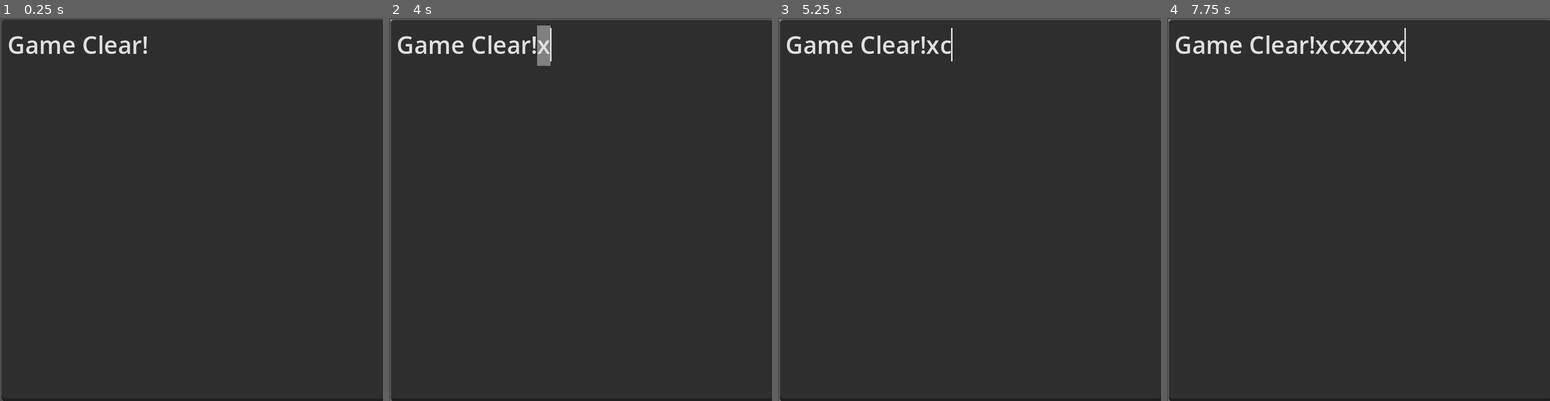
Above: before the commit, frames 1-4 (left to right).
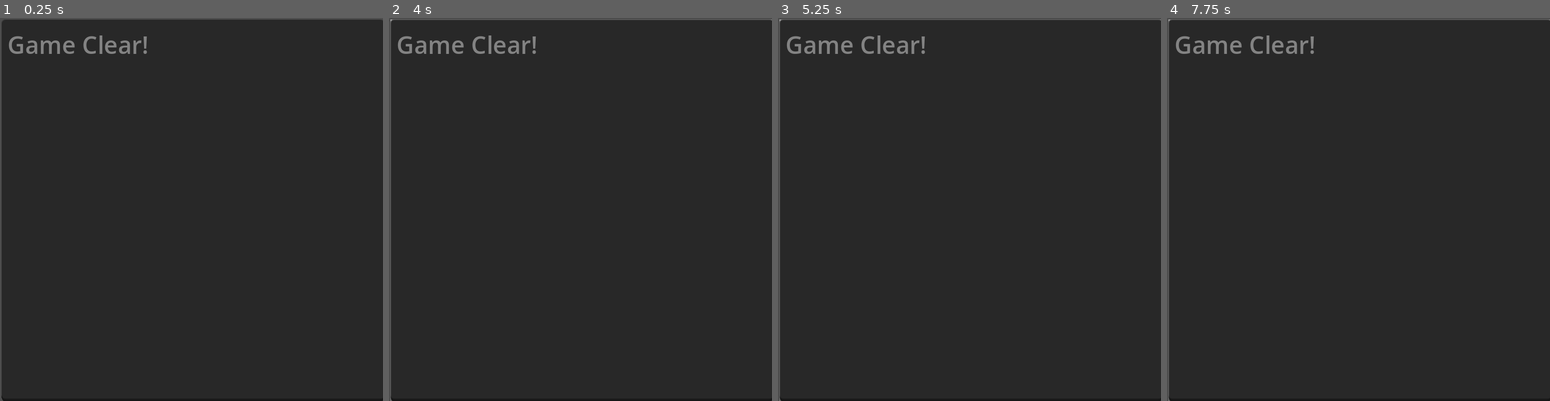
Above: after the commit, the same moments.

Repository: timpt0261/CMPM-121-F0-Proto
Game: Godot game, scene res://scene/game_over.tscn
Same seed, same stepped clock (60 frames per second), same inputs: the game is played once before the commit and once after it. This scene is started directly instead of the project's main scene.
Inputs (mouse positions are in pixels of both pictures, inside the frame that each line leads up to):
- Up to frame 1 (0.25 s): no input
- Up to frame 2 (4 s): tap Enter at 0.5, 2, 3.5 s; move the mouse to (664, 190) at 0.52 s; hold X (Plant) 0.53-1.28 s; tap Space at 1.25, 2.75 s; move the mouse to (503, 228) at 1.27 s; tap C (Harvest) at 1.35 s; tap X (Plant) at 1.55, 2.3, 2.85, 3.8 s; move the mouse to (618, 125) at 2.02 s; hold Z (Move) 2.03-2.78 s; move the mouse to (561, 286) at 2.77 s; move the mouse to (695, 266) at 3.52 s; press the mouse at (695, 266) at 3.53 s
- Up to frame 3 (5.25 s): tap Space at 4.25 s; move the mouse to (854, 152) at 4.27 s; release the mouse at (854, 152) at 4.28 s; tap X (Plant) at 4.35 s; move the mouse to (988, 209) at 5.02 s; hold C (Harvest) from 5.03 s (still down)
- Up to frame 4 (7.75 s): tap X (Plant) at 5.3, 6.05, 7.55 s; move the mouse to (1301, 113) at 5.77 s; release C (Harvest) at 5.78 s; tap Z (Move) at 5.85 s; move the mouse to (1442, 190) at 6.52 s; hold X (Plant) 6.53-7.28 s; move the mouse to (1281, 228) at 7.27 s; click (1281, 228) at 7.35 s

The runs differ from the first frame. In frame 1, 0.6% of the frame differs, in the area x 2-39%, y 4-10%; in frame 2, 1.0%; in frame 3, 0.8%; in frame 4, 1.1%, in the area x 2-63%, y 2-12%.

Commit message:
Updated plant list, fixed harvest bug, etc.
Updated plant_list to hold juvenile, adult, and dead properties for each individual plant. Added a max_turns as well

Fixed weird harvest bug that would increase turn when harvesting despite nothing being there

Refactored Next turns

Diff:
--- a/scene/game_over.tscn
+++ b/scene/game_over.tscn
@@ -15,3 +15,4 @@
 grow_vertical = 2
 text = "Game Clear!"
 placeholder_text = "Game Over"
+editable = false
--- a/scene/main.tscn
+++ b/scene/main.tscn
@@ -122,3 +122,6 @@
 offset_bottom = 248.0
 text = "Z: Move, X: Plant, C: Harvest"
 label_settings = SubResource("LabelSettings_nhnr5")
+
+[connection signal="next_turn_signal" from="Labels/TurnCount" to="TerrainMap" method="update_grass"]
+[connection signal="next_turn_signal" from="Labels/TurnCount" to="TerrainMap/Plants" method="update_plants"]
--- a/script/AStarWrapper.gd
+++ b/script/AStarWrapper.gd
@@ -1,13 +1,13 @@
 class_name AStarWrapper extends Node
 var a_star_grid: AStarGrid2D
-const GRID_SIZE = 16;
-const GRID_SPACE = Rect2i(0, 0, GRID_SIZE, GRID_SIZE)
+const CELL_SIZE = 16;
+const GRID_SPACE = Rect2i(0, 0, CELL_SIZE, CELL_SIZE)
 
 # Called when the node enters the scene tree for the first time.
 func _init():
 	a_star_grid = AStarGrid2D.new()
 	a_star_grid.region = GRID_SPACE
-	a_star_grid.cell_size = Vector2(GRID_SIZE,GRID_SIZE);
+	a_star_grid.cell_size = Vector2(CELL_SIZE,CELL_SIZE);
 	a_star_grid.diagonal_mode = AStarGrid2D.DIAGONAL_MODE_NEVER;
 	a_star_grid.update();
 
--- a/script/Plant.gd
+++ b/script/Plant.gd
@@ -4,47 +4,70 @@
 var growth = 0;
 var turns_alive = 0;
 
-const JUVENILE = 2;
-const ADULT = 5;
-
-const DEAD = 10;
+var JUVENILE;
+var ADULT;
+var DEAD;
 
 const REGION_SIZE = 16;
 
 var adjacent_plant_bonus: int = 0;
 
-var plant_recipe
+var plant_recipe;
 var sprite;
 var points;
+var max_turns;
+
 
 var plant_list = [
 	{
 		"Name": "Daisy",
 		"sprite": "res://sprite/daisy.png",
 		"points": 3,
+		"juvenile": 2,
+		"adult": 5,
+		"dead": 10,
+		"max_turns": 12,
 	},
 	{
 		"Name": "Zucchini",
 		"sprite": "res://sprite/zucchini.png",
 		"points": 5,
+		"juvenile": 2,
+		"adult": 7,
+		"dead": 10,
+		"max_turns": 14,
 	},
 	{
 		"Name": "Strawberry",
 		"sprite": "res://sprite/strawberry.png",
 		"points": 7,
+		"juvenile": 2,
+		"adult": 6,
+		"dead": 10,
+		"max_turns": 12,
 	},
 ]
 
 func _ready():
 	sprite = $"Sprite";
+	initialize_plant();
+	set_phase(0);
+
+
+func initialize_plant():
 	var rnd = RandomNumberGenerator.new();
 	plant_recipe = plant_list[rnd.randi_range(0, plant_list.size() - 1)];
 	points = plant_recipe.get(points);
-	set_phase(0);
+	JUVENILE = plant_recipe.get("juvenile");
+	ADULT = plant_recipe.get("adult");
+	DEAD = plant_recipe.get("dead");
+	max_turns = plant_recipe.get("max_turns");
 
 func set_phase(phase):
 	var atlas_tex = AtlasTexture.new();
 	atlas_tex.atlas = load(plant_recipe.get("sprite"));
+
+
 	atlas_tex.region = Rect2(phase * REGION_SIZE, 0, REGION_SIZE, REGION_SIZE);
 	sprite.texture = atlas_tex;
 
@@ -60,8 +83,8 @@
 		set_phase(1);
 	elif(growth >= ADULT && growth < DEAD):
 		set_phase(2);
-
-	if (turns_alive >= DEAD):
+	turns_alive += 1;
+	if (growth >= DEAD || turns_alive > max_turns):
 		return false;
 
 	return true;
--- a/script/Player.gd
+++ b/script/Player.gd
@@ -53,8 +53,8 @@
 func try_harvest_plant(harvest_pos: Vector2):
 	var harvest_map_pos: Vector2i = terrain_map.local_to_map(harvest_pos);
 	if !is_moving && get_distance_squared(harvest_map_pos, get_player_map_pos()) == 1:
-		plant_manager.harvest_plant(harvest_map_pos);
-		turn_count.next_turn();
+		if(plant_manager.harvest_plant(harvest_map_pos)):
+			turn_count.next_turn();
 
 func get_player_map_pos():
 	return terrain_map.local_to_map(global_position);
--- a/script/plant_manager.gd
+++ b/script/plant_manager.gd
@@ -2,6 +2,10 @@
 
 @onready var plant = preload("res://scene/Plant.tscn");
 @onready var terrain_map = $"../../TerrainMap";
+
+var plant_harvested_count = 0
+const MAX_FLOWERS_TO_HARVEST = 5
+
 
 var plantDict = Dictionary();
 
@@ -15,19 +19,24 @@
 	add_child(p);
 
 func update_plants():
+	if plantDict.is_empty(): return;
 	for key in plantDict:
 		var current_plant = plantDict.get(key);
 		update_adjacent_plant_bonus(key);
-		current_plant.turns_alive += 1;
 		if (current_plant.update_age() == false):
 			erase_plant(key);
 
 func harvest_plant(pos):
-	if !is_plant_at_pos(pos): return;
+	if !is_plant_at_pos(pos): return false;
 	var current_plant = plantDict.get(pos);
+
 	if (current_plant.growth >= current_plant.ADULT):
+		plant_harvested_count += 1
+		if plant_harvested_count >= MAX_FLOWERS_TO_HARVEST:
+			game_over();
 		harvested_plant.emit();
 	erase_plant(pos);
+	return true;
 
 func erase_plant(pos):
 	if !is_plant_at_pos(pos): return;
@@ -49,3 +58,11 @@
 				bonus += 1;
 
 	current_plant.adjacent_plant_bonus = bonus;
+func get_plant_harvested_amount():
+	return plant_harvested_count;
+
+func game_over():
+	# Show the game over screen or perform any other game over actions
+	var game_over_screen = preload("res://scene/game_over.tscn").instantiate() # Adjust the path
+	get_tree().current_scene.add_child(game_over_screen)
+	game_over_screen.show()
--- a/script/score_count.gd
+++ b/script/score_count.gd
@@ -1,22 +1,12 @@
 extends Label
 
 @onready var plant_manager = $"../../TerrainMap/Plants";
-var plant_harvested_count = 0
-const MAX_FLOWERS_TO_HARVEST = 5
+
 
 func _ready():
 	# Connect to the signal emitted when a flower is harvested
 	plant_manager.connect("harvested_plant", Callable(self, "_on_plant_harvested"));
 
 func _on_plant_harvested():
-	plant_harvested_count += 1
-	text = "Score: " + str(plant_harvested_count)
-
-	if plant_harvested_count >= MAX_FLOWERS_TO_HARVEST:
-		game_over()
-
-func game_over():
-	# Show the game over screen or perform any other game over actions
-	var game_over_screen = preload("res://scene/game_over.tscn").instantiate() # Adjust the path
-	get_tree().current_scene.add_child(game_over_screen)
-	game_over_screen.show()
+	var plant_harvested_amount = str(plant_manager.get_plant_harvested_amount());
+	text = "Score: " + plant_harvested_amount;
--- a/script/turn_count.gd
+++ b/script/turn_count.gd
@@ -3,11 +3,15 @@
 
 signal next_turn_signal;
 var turn_number = 0;
-@onready var plant_manager = $"../../TerrainMap/Plants";
-@onready var terrain_map = $"../../TerrainMap/";
+#@onready var plant_manager = $"../../TerrainMap/Plants";
+#@onready var terrain_map = $"../../TerrainMap/";
 
 func next_turn():
 	turn_number += 1;
 	text = "Turn #: " +  str(turn_number);
-	terrain_map.update_grass();
-	plant_manager.update_plants();
+	next_turn_signal.emit();
+		#Right now these signals are being implicitely called, unlike how its handled in other ways
+		#this was done because GDscript gets mad when Labels is defined after TerrainMap
+		#When I try to move Labels above terrain map it gives me some weird errors in terrainMap
+	#terrain_map.update_grass();
+	#plant_manager.update_plants();
Not shown, changed: .github/workflows/github_to_itch.yml
